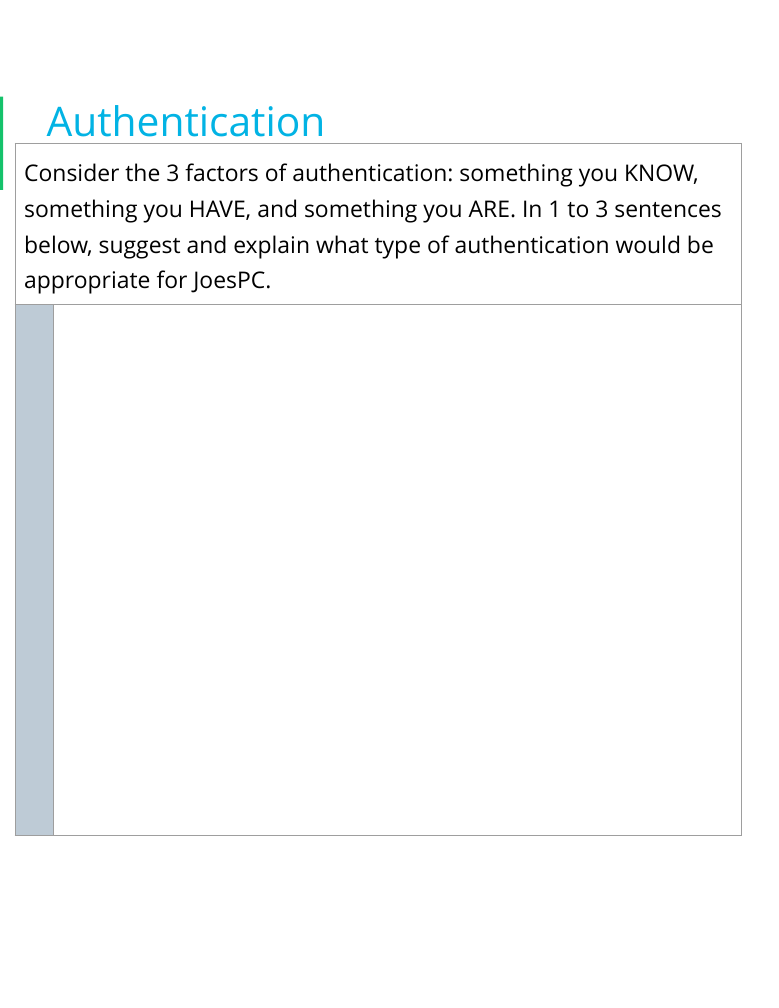
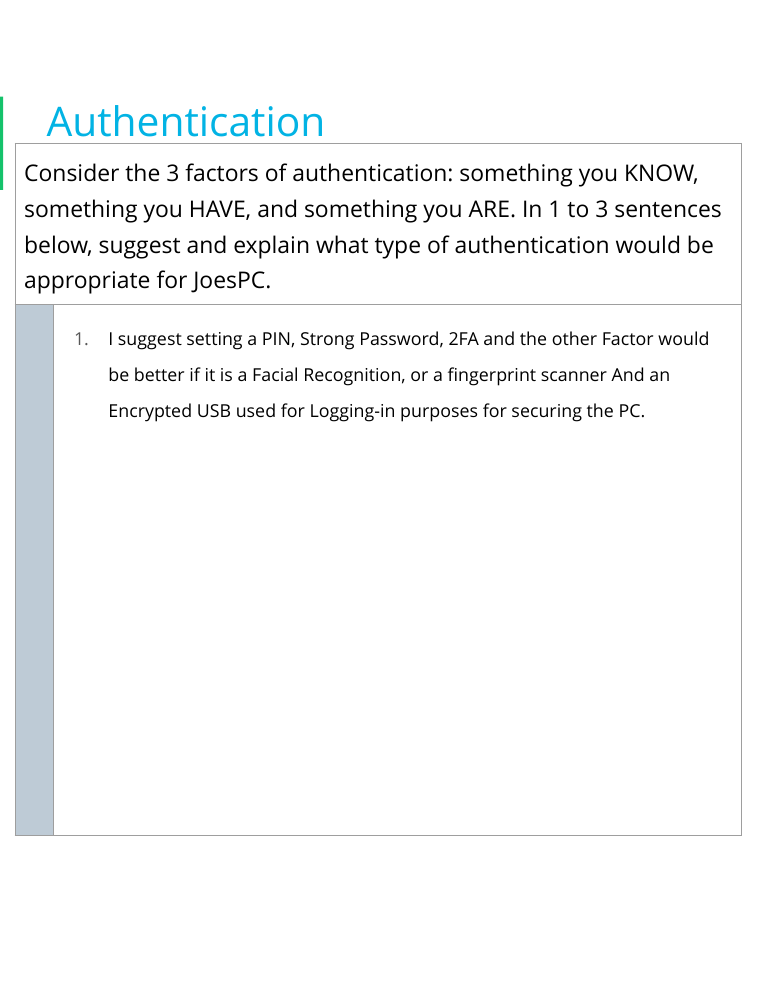
Before and after one commit to ZG089/DECI-PROJEKT, a slide deck: slide 9 of Project A/cyber-track-cubs-project-1-project-starter-template.pptx. Drawn at 779x1008 pixels with LibreOffice and Linux fonts; fonts in the diff are those of the drawing; background and template pictures are left out. Boxes give left, top, right and bottom in pixels: in the first picture for what was removed or moved away, otherwise in the second. Text is boxed around its words. In the diff, an @@ line names an element or a change of style, - is before the commit and + after.

```diff
--- a/Project A/cyber-track-cubs-project-1-project-starter-template.pptx
+++ b/Project A/cyber-track-cubs-project-1-project-starter-template.pptx
@@ table at <box>15,143,741,817</box> @@
+row 2:  | I suggest setting a PIN, Strong Password, 2FA and the other Factor would be better if it is a Facial Recognition, or a fingerprint scanner And an Encrypted USB used for Logging-in purposes for securing the PC. |  | 
-row 13:  |  |  | 
```
Also in this commit, not shown: 8 other slides changed.
